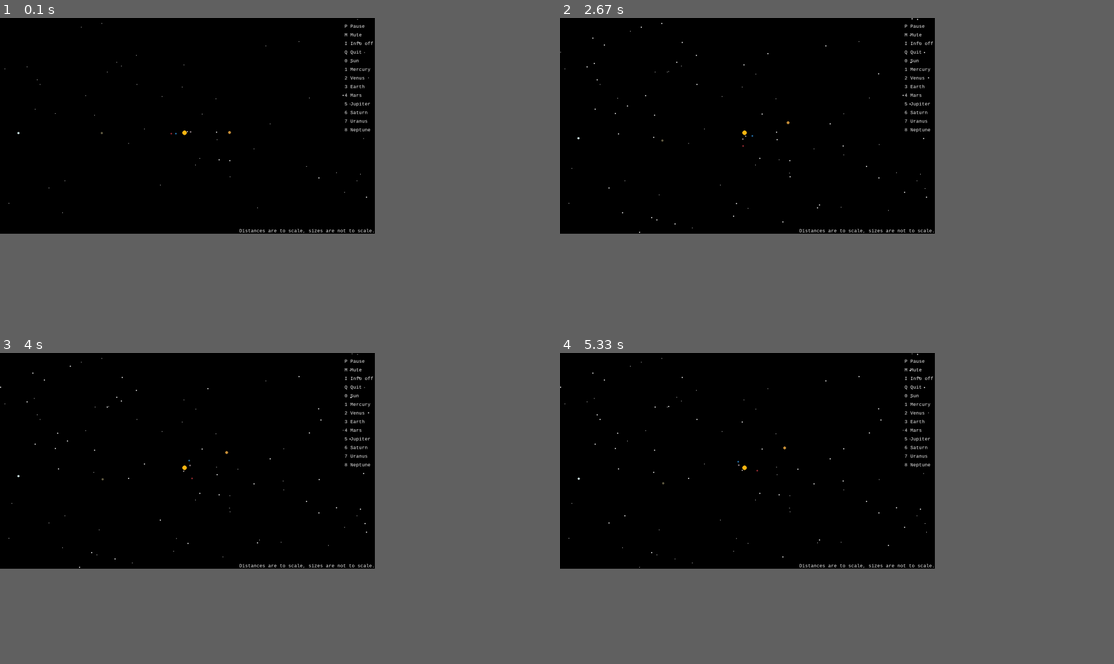
Above: before the commit, frames 1-4 (two rows, left to right).
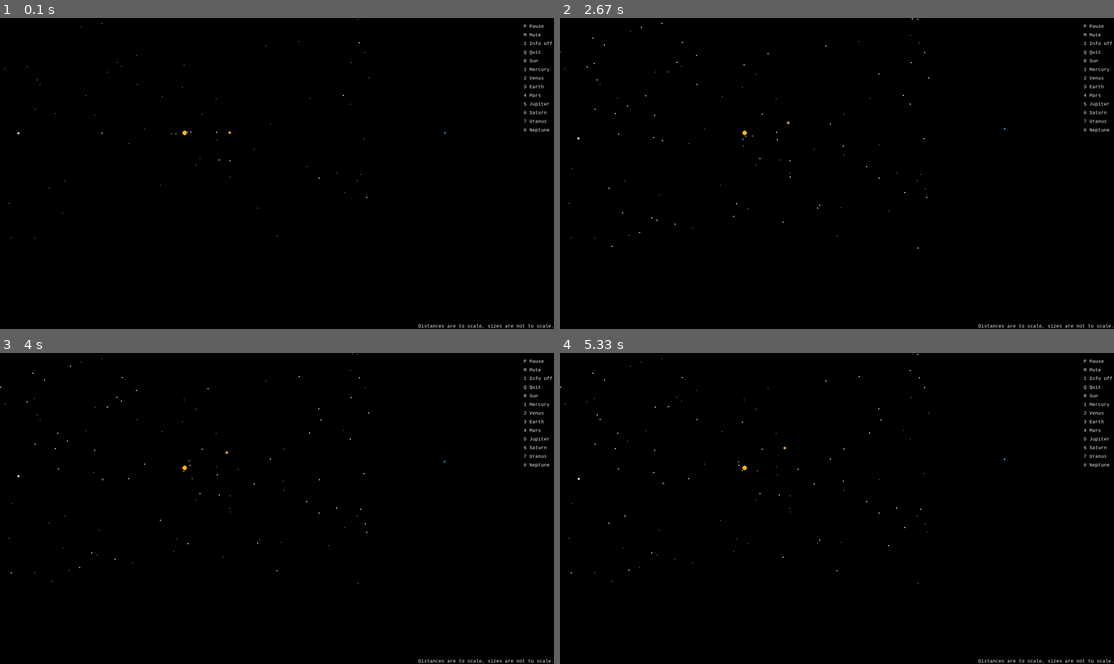
Above: after the commit, the same moments.

Repository: arungeethanbk/pygame_sim
Game: pygame game, started from main.py
Same seed, same stepped clock (60 frames per second), same inputs: the game is played once before the commit and once after it.
Inputs:
- Up to frame 1 (0.1 s): no input
- Up to frame 2 (2.67 s): no input
- Up to frame 3 (4 s): no input
- Up to frame 4 (5.33 s): no input
In our replay, the window is 609x351 before the commit and 900x506 after it. These sizes can differ from the game's own. Grey fills any space a smaller window leaves; there, only what the larger window draws over its background counts as a difference.

The runs differ from the first frame. In frame 1, 0.9% of the frame differs, in the area x 1-100%, y 0-100%; in frame 2, 0.9%; in frame 3, 0.9%; in frame 4, 0.9%.

Commit message:
Oh Neptune!!

Diff:
--- a/main.py
+++ b/main.py
@@ -6,10 +6,9 @@
 
 pygame.init()
 
-WIDTH, HEIGHT = 1300, 750
+WIDTH, HEIGHT = 1920,1080
 win = pygame.display.set_mode((WIDTH, HEIGHT))
-pygame.display.set_caption("Solar System Simulation")
-
+pygame.display.set_caption("Physix")
 FONT = pygame.font.SysFont("Consolas", 18)
 PAUSE_FONT = pygame.font.SysFont("Consolas", 24)
 LEGEND_TEXTS = ["P Pause", "M Mute", "I Info off", "Q Quit",
